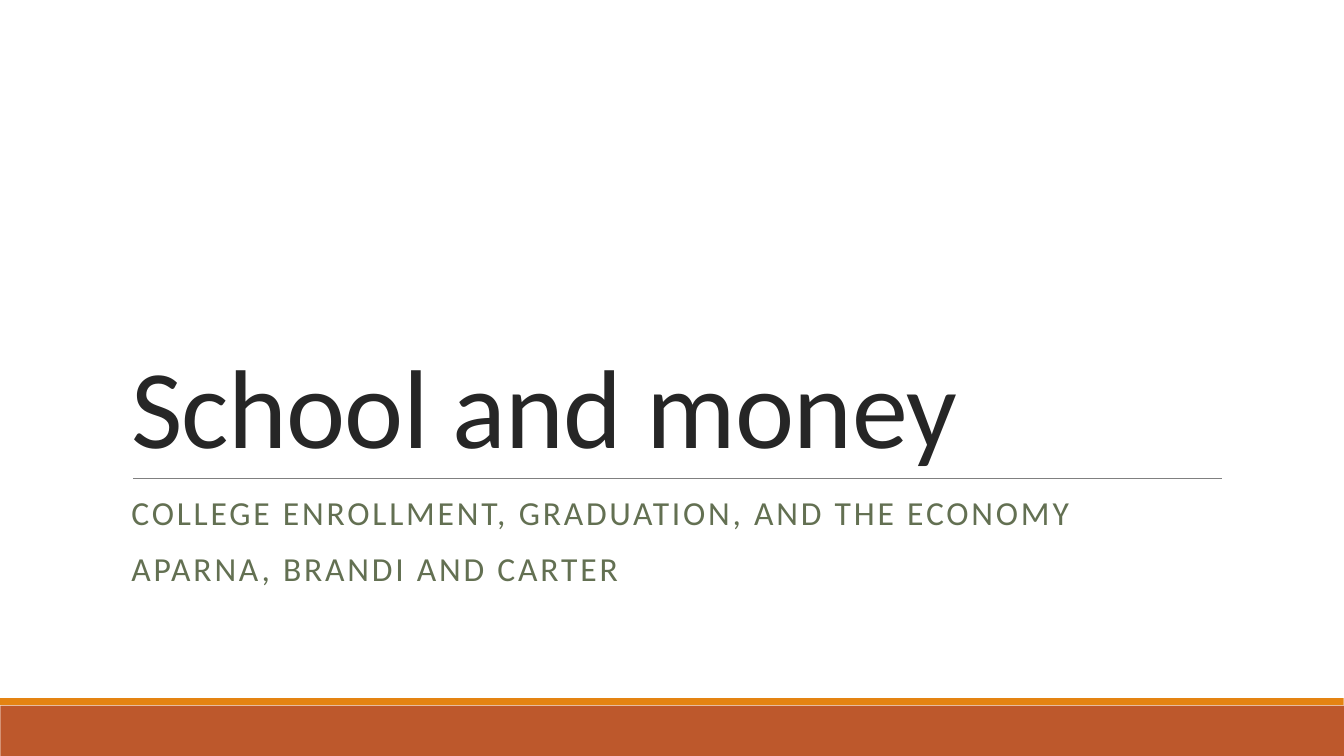
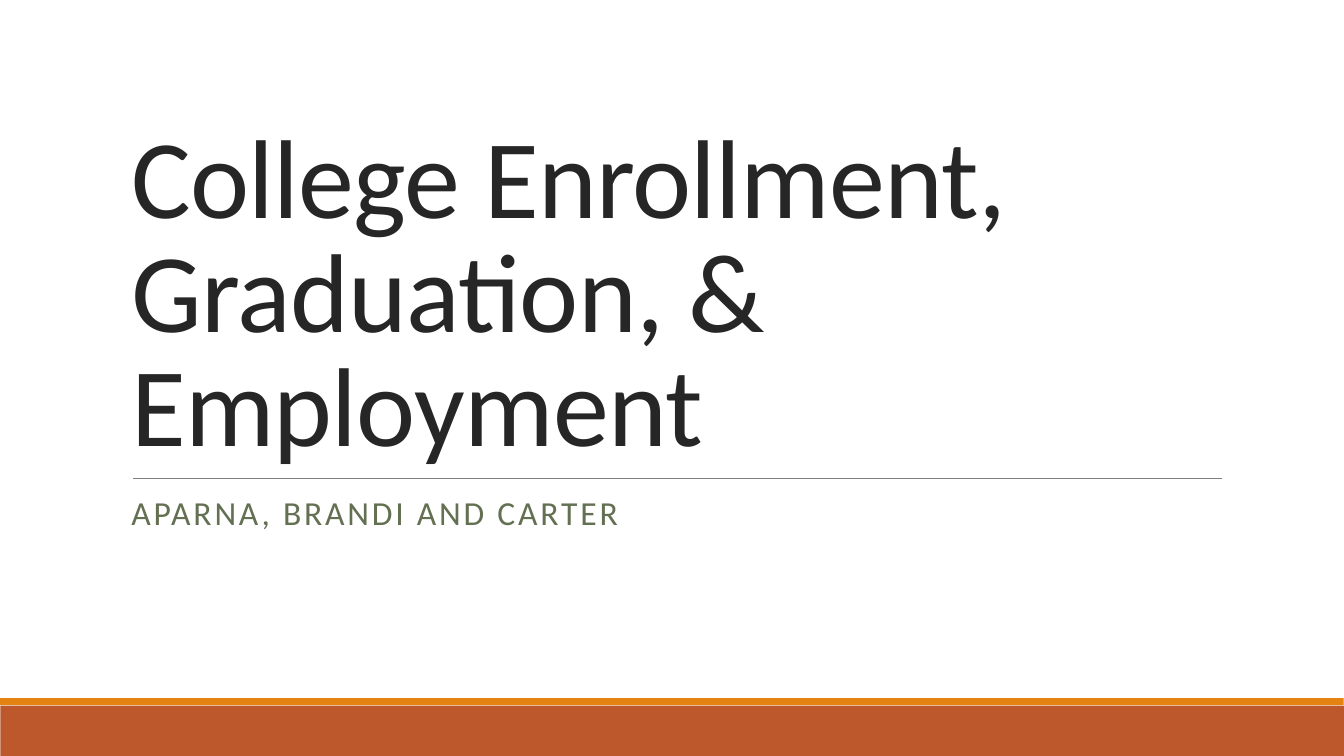
Before and after one commit to grahamb001/Project1, a slide deck: slide 1 of Project 1 Presentation Template.pptx. Drawn at 1344x756 pixels with LibreOffice and Linux fonts; fonts in the diff are those of the drawing. Boxes give left, top, right and bottom in pixels: in the first picture for what was removed or moved away, otherwise in the second. Text is boxed around its words. In the diff, an @@ line names an element or a change of style, - is before the commit and + after.

```diff
--- a/Project 1 Presentation Template.pptx
+++ b/Project 1 Presentation Template.pptx
@@ title at (131,140,1007,464): text changed @@
-School and money
+College Enrollment, Graduation, & Employment
@@ subtitle at (131,503,1069,529): paragraph removed @@
-COLLEGE ENROLLMENT, GRADUATION, AND THE ECONOMY
```
Also in this commit, not shown: 2 other slides changed, 1 other file.
